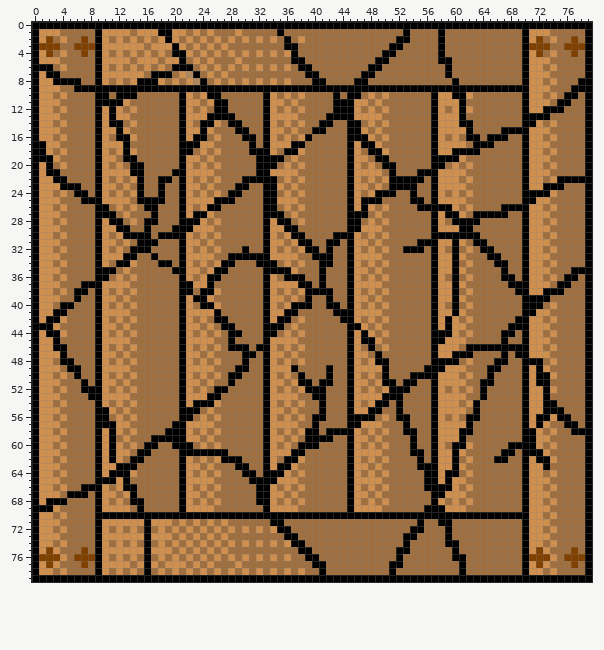
Sprite sheet -- Image/Block03.png. That is the earlier state.
The file is 80x80 pixels.
New version:
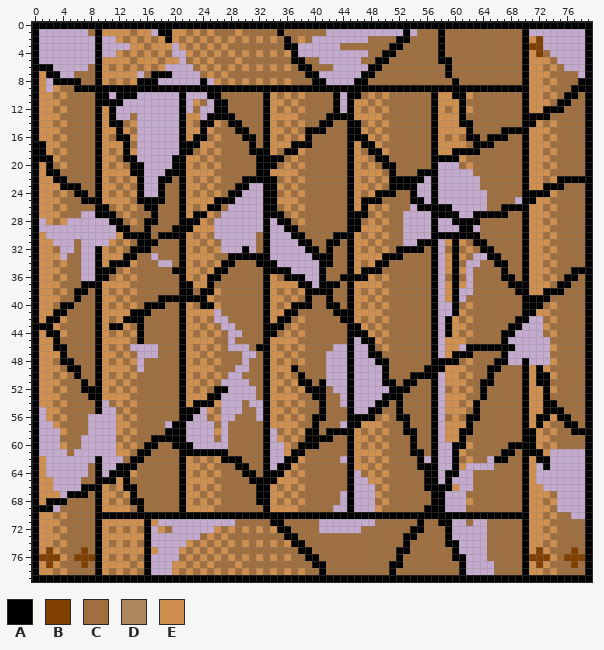
Palette (. is transparent): A #000000  B #804000  C #9f6f3f  D #af875f  E #cf8f4f
From old to new:
Changed rows in their new state; - is an unchanged pixel.
first column x 1:
 1 .......---------.------------------------...........-.----------------........
 2 ........-..----------------------------........-------------------------......
 3 ........-....------.-----------------......-----------------------------......
 4 ........-..--------..----------------..........--------------------------.....
 5 ........------------.-------------------......----------------------------....
 6 --.....-----------....--------------------.....----------------------------...
 7 ---..---------.----....-----------------......-------------------------------.
 8 -.---------------......-.----------------....---------------------------------
 9 -.----------------------------------------------------------------------------
10 ----------.---......-...-------------------.----------------------------------
11 ------------........-.--.------------------.----------------------------------
12 -----------.........-.-..------------------.----------------------------------
13 -----------..-......---.------------------------------------------------------
14 --------------......----------------------------------------------------------
15 --------------......------------------A---------------------------------------
16 --------------......----------------------------------------------------------
17 --------------......------------------A---------------------------------------
18 --------------......----------------------------------------------------------
19 --------------.....A----------------------------------------------------------
20 ---------------....A-------------------------------------...------------------
21 ---------------...A--------------------------------------.....----------------
22 ---------------..--------------------------------------.-......---------------
23 ---------------..-------------..----------------------..-......---------------
24 ---------------..------------...----------------------..-.......--------------
25 ----------------------------....-----------------------.-.......----.---------
26 ---------------------------.....---------------------.-----.....--------------
27 ------..------------------......--------------------....-A--..----------------
28 .---......---------------.......-.------------------....-..-------------------
29 ...........--------------.......-..-----------------....-...--.---------------
30 -..........--------------......--...----------------....----------------------
31 --...-....----------------.....--....---------------..---.--------------------
32 ---..-..------------------...-.--.....-------------A-----.--------------------
33 ---.--..--------.----------------......----------AAA-----.----..--------------
34 ------..--A------..---------------......--------AA-------.---..---------------
35 ------..----------------------------....------AAA--------.---.----------------
36 ------..------------------------------..---A-AA----------.---.----------------
37 ---------------------------------------.-AA--------------.---.----------------
38 ---------------------------------------------------------.--..----------------
39 -----------------AAA-A-----------------------------------.--.-----------------
40 ---------------AAA---------------------------------------..-------------------
41 -------------AAA---------.-------------------------------..-------------------
42 ------------AAA----------..------------------------------.------------..------
43 ----------AA--A-----------..-----------------------------.-----------...------
44 --------------A------------..----------------A-----------.----------....------
45 --------------A------------.-----------------.-----------.---------......-----
46 -------------....----------...------------..-..----------.--.-------.....-----
47 --------------...------------..----------...-..A---------.---------......-----
48 --------------.--------------.-----------...-...-------------------..-...-----
49 --------------.-------------..-----------...-....-----------------------------
50 ---------------------------..------------...-....--------.--------------------
51 --------------------------....-----------...-....--------.--------------------
52 ---------------------------....-----------..-.....-------.--------------------
53 --------------------------.....------------.-....--------.--------------------
54 ---------.----------------...-..-----------.-...---------.--------------------
55 .--------..------------.--...--.-------------..----------.--------------------
56 .------....-----------..--..---.-------------------------.--------------------
57 ..-----....-------.--....-.----------------.-------------.--------------------
58 ...----....----------....-.------.-----------------------.--------------------
59 ...---.....----------....-.------.-----------------------.--------------------
60 ...---.....-----------.....------..----------------------..-------------------
61 ....-......----------------------..----------------------..--------------.....
62 -.......-...---------------------..--------.-----------.-..-----.--------.....
63 -......--..----------------------.-----------------------..--....------.-.....
64 -......--.-----------------------------------.-----------.--..---------.......
65 --....---------------------------------------..----------.-...---------.......
66 --....---------------------------------------...------------..----------......
67 ---.---------------------------------------.-...----------...-------------....
68 -------------------------------------------.-...---------A...-------------....
69 --.---------------------------------------..-...----------...-------------....
70 ----------------------------------------------------------------------------..
71 -----------------...........------------........-----------..-..--------------
72 ----------------.--......---------------......-------------.....--------------
73 ----------------.......------------------------------------.....--------------
74 ----------------.....---------------------------------------....--------------
75 -----------------...----------------------------------------....--------------
76 ----------------....-----------------------------------------...--------------
77 ----------------...------------------------------------------....-------------
78 ----------------...------------------------------------------....-------------
